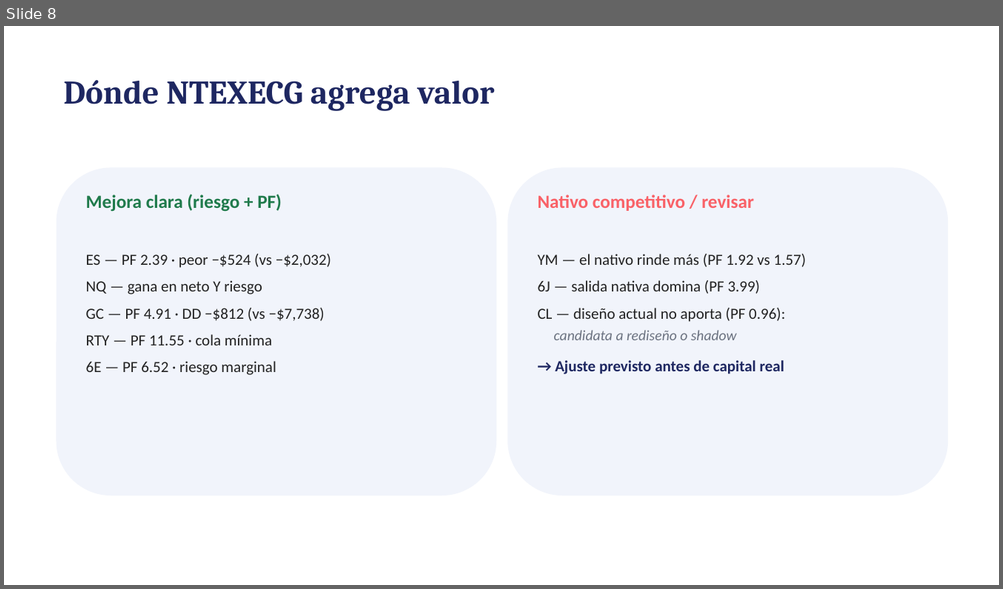
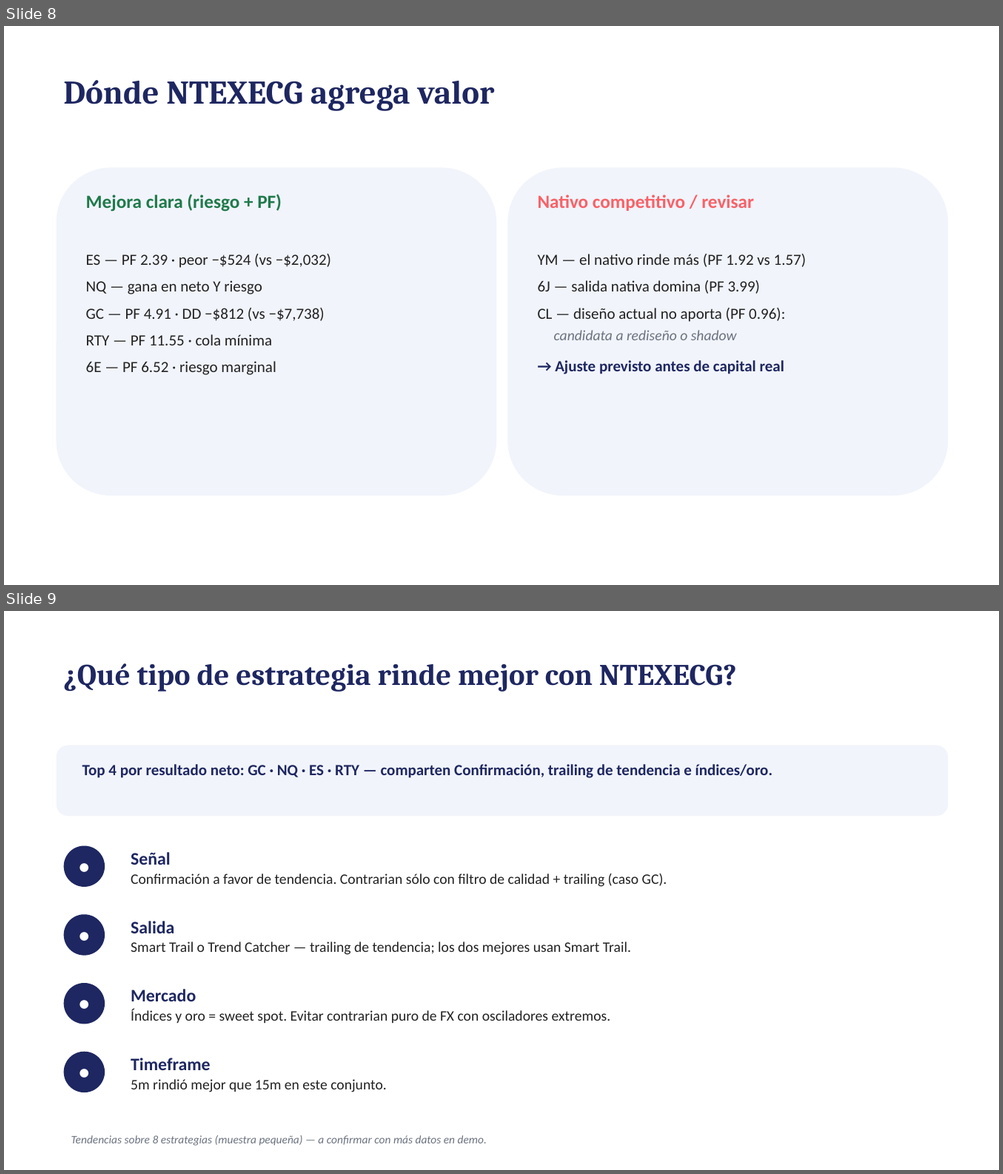
Before and after one commit to snairdab-eng/ntexecg, a slide deck: CONTRATO/NTEXECG_Ejecutivo.pptx. Shown one above the other, each under a label of ours: slide 8 before the commit, slides 8 and 9 after it. The pictures are 1003x589 and 1003x1174 pixels, drawn with LibreOffice and Linux fonts; fonts in the diff are those of the drawing. Boxes give left, top, right and bottom in pixels: in the first picture for what was removed or moved away, otherwise in the second. Text is boxed around its words. In the diff, an @@ line names an element or a change of style, - is before the commit and + after.

Commit message:
feat(ui): analitica + cinta de filtros en detalle de senal + payload TP + fix multi-leg deliveries

```diff
--- a/CONTRATO/NTEXECG_Ejecutivo.pptx
+++ b/CONTRATO/NTEXECG_Ejecutivo.pptx
@@ slide 9 added at [4,611,999,1170], background #FFFFFF @@
@@ text added at [63,664,737,692], 29 pt, text #1E2761, bold @@
+¿Qué tipo de estrategia rinde mejor con NTEXECG?
@@ rounded rectangle added at [57,745,948,816], fill #F1F4FB @@
@@ text added at [82,764,772,778], 15 pt, text #1E2761, bold @@
+Top 4 por resultado neto: GC · NQ · ES · RTY — comparten Confirmación, trailing de tendencia e índices/oro.
@@ ellipse added at [64,846,105,887], fill #1E2761, 11 pt, text #FFFFFF, bold @@
+●
@@ text added at [131,852,667,887], 14 pt, text #222222 @@
+Señal
+Confirmación a favor de tendencia. Contrarian sólo con filtro de calidad + trailing (caso GC).
@@ ellipse added at [64,914,105,956], fill #1E2761, 11 pt, text #FFFFFF, bold @@
+●
@@ text added at [131,921,631,955], 14 pt, text #222222 @@
+Salida
+Smart Trail o Trend Catcher — trailing de tendencia; los dos mejores usan Smart Trail.
@@ ellipse added at [64,983,105,1025], fill #1E2761, 11 pt, text #FFFFFF, bold @@
+●
@@ text added at [131,989,611,1023], 14 pt, text #222222 @@
+Mercado
+Índices y oro = sweet spot. Evitar contrarian puro de FX con osciladores extremos.
@@ ellipse added at [64,1052,105,1093], fill #1E2761, 11 pt, text #FFFFFF, bold @@
+●
@@ text added at [131,1058,387,1093], 14 pt, text #222222 @@
+Timeframe
+5m rindió mejor que 15m en este conjunto.
@@ text added at [71,1136,486,1146], 11 pt, text #6B7280, italic @@
+Tendencias sobre 8 estrategias (muestra pequeña) — a confirmar con más datos en demo.
```
Also in this commit, not shown: 1 slide changed, 55 other files.
